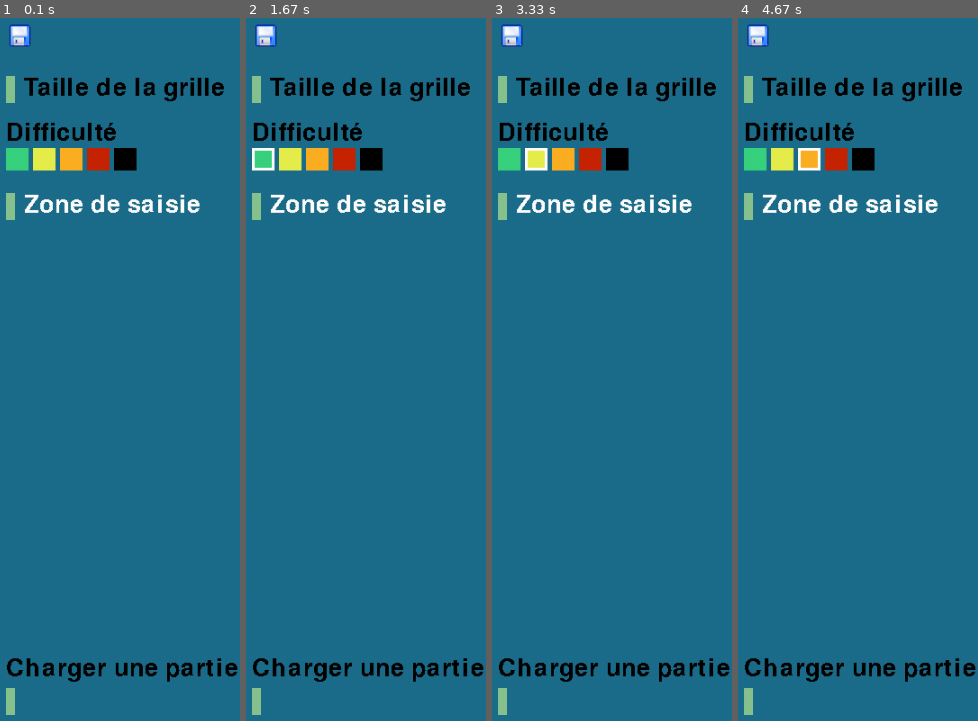
Above: before the commit, frames 1-4 (left to right).
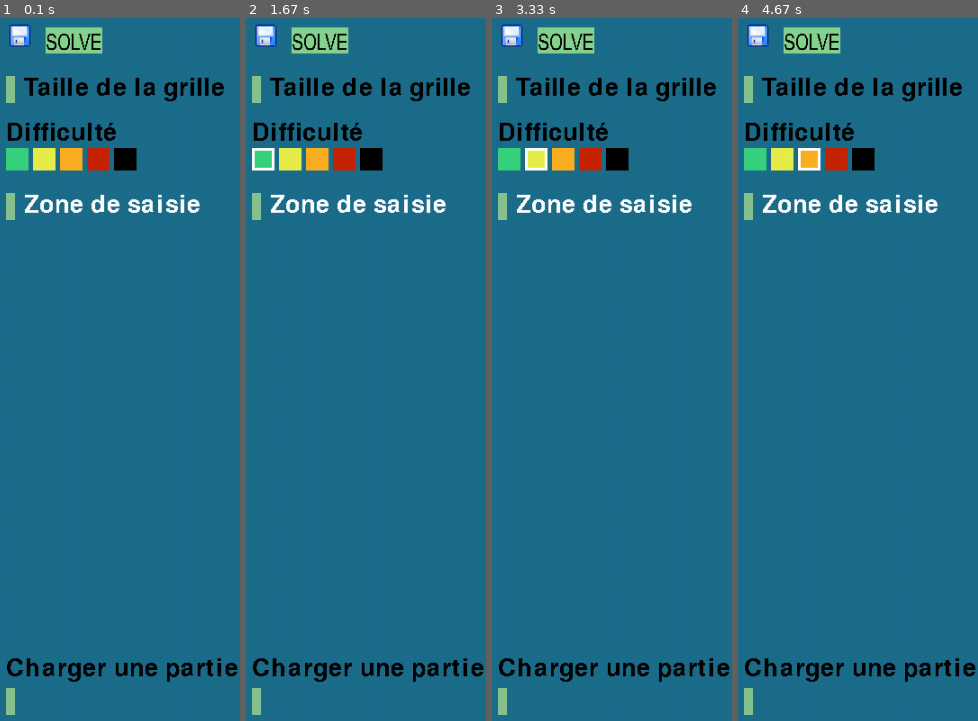
Above: after the commit, the same moments.

Repository: Inazo13/Sudoku
Game: pygame game, started from unofficialFileforPygameTesting.py
The game is run twice, just before and just after one commit, with the same random seed, the same clock (stepped at 60 frames per second) and the same inputs.
Inputs (mouse positions are in pixels of both pictures, inside the frame that each line leads up to):
- Up to frame 1 (0.1 s): no input
- Up to frame 2 (1.67 s): click (262, 158) at 0.38 s; click (255, 207) at 0.72 s; click (outside the picture) at 1.05 s
- Up to frame 3 (3.33 s): click (501, 88) at 1.88 s; click (outside the picture) at 2.22 s; click (535, 158) at 3.05 s
- Up to frame 4 (4.67 s): click (807, 158) at 3.38 s; click (747, 207) at 4.22 s; click (outside the picture) at 4.55 s

The runs differ from the first frame. In frame 1, 0.9% of the frame differs, in the area x 18-43%, y 1-6%; in frame 2, 0.9%; in frame 3, 0.9%; in frame 4, 0.9%.

Commit message:
Update unofficialFileforPygameTesting.py
ajout solve

Diff:
--- a/unofficialFileforPygameTesting.py
+++ b/unofficialFileforPygameTesting.py
@@ -18,6 +18,9 @@
 defaultDiff=1
 Diff=0
 
+#Si utilisateur souhaite résoudre la grille
+solve=False
+
 #partie def et grille
 x=y=50
 
@@ -29,6 +32,11 @@
 img=pygame.image.load('save.png')
 small_img = pygame.transform.scale(img, (30, 30))
 save_hitobx = pygame.Rect(740, 10, 25, 25)
+
+#affichage du bouton solve
+buttonSolve=pygame.image.load("solve.png")
+solve_small = pygame.transform.scale(buttonSolve, (70, 70))
+save2_hitobx = pygame.Rect(770, 5, 30, 70)
 
 
 #input cell test
@@ -130,6 +138,7 @@
             print(grid)
 
 
+
 while running:
     # poll for events
     # pygame.QUIT event means the user clicked X to close your window
@@ -159,9 +168,12 @@
 
             if save_hitobx.collidepoint(event.pos):
                 if ((fileManager.userpath!='\.')&(grilleEnCours==True)):
-                    fileManager.saveGrid(grid, fillerGrid)
+                    fileManager.saveGrid(grid, fillerGrid, fileManager.userpath)
                 else:
                     print("pas de grille en cours")
+
+            if save2_hitobx.collidepoint(event.pos):
+                solve=True
 
             if ez_diff.collidepoint(event.pos):
                 Diff=1
@@ -209,7 +221,7 @@
     #Charger une partie antérieure (PROBLEME AVEC LES TAILLES DE GRILLE)
     #a noter que si le fichier n'est pas au bon formatage de grille il y aura des problèmes et que actuellement ça bloque le progrès antérieur
     if grilleChargee==True:
-        if fileManager.testExistence(grilleACharger)==True:
+        if fileManager.testExistence(fileManager.userpath, grilleACharger)==True:
             filepath=fileManager.userpath+grilleACharger+".json"
             lines=fileManager.loadGrid(filepath)
             grid, fillerGrid, size= fileManager.getGrids(lines)
@@ -247,6 +259,12 @@
     else:
         grilleEnCours=False
 
+    #Résoud la grille si demandé
+    if solve==True:
+        solveGrid(grid, removeNum.possPool)
+        drawGrid(grid)
+        solve==False
+
     #zone de saisie numéro 1
     if active:
         color = color_active
@@ -292,6 +310,7 @@
 
     #test image
     screen.blit(small_img,(740,10))
+    screen.blit(solve_small,(780, -8))
 
     #boutons de difficulté
     pygame.draw.rect(screen, (57,211,126),ez_diff)
